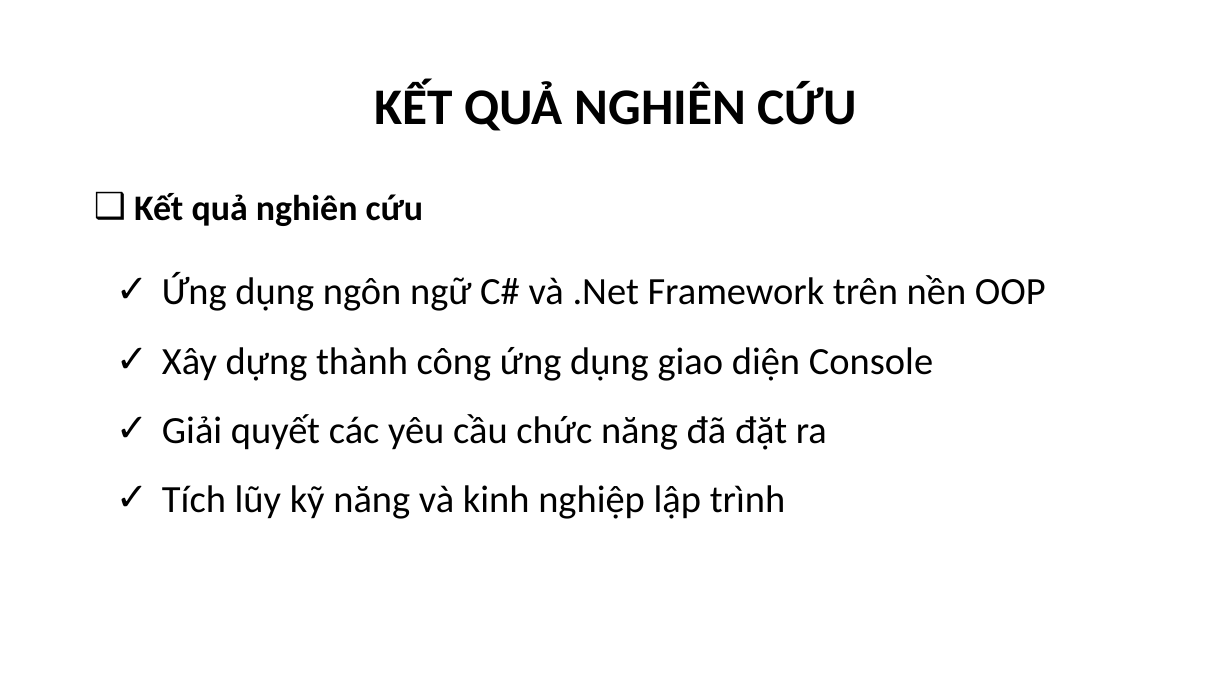
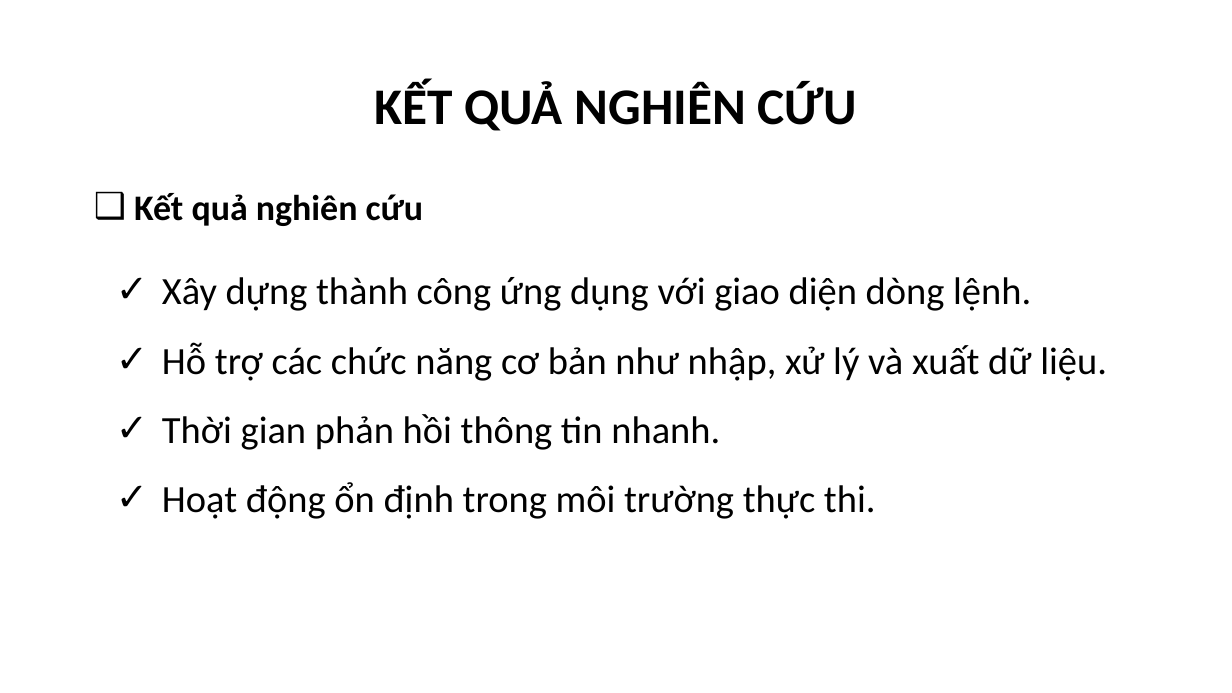
Before and after one commit to phamthevinhtv/csn-da22ttc-phamthevinh-vattunongnghiep, a slide deck: slide 9 of thesis/abs/CSN-PhamTheVinh-110122208-DA22TTC.pptx. Drawn at 1232x693 pixels with LibreOffice and Linux fonts; fonts in the diff are those of the drawing; background and template pictures are left out. Boxes give left, top, right and bottom in pixels: in the first picture for what was removed or moved away, otherwise in the second. Text is boxed around its words. In the diff, an @@ line names an element or a change of style, - is before the commit and + after.

```diff
--- a/thesis/abs/CSN-PhamTheVinh-110122208-DA22TTC.pptx
+++ b/thesis/abs/CSN-PhamTheVinh-110122208-DA22TTC.pptx
@@ text at <box>162,277,1107,519</box>: text changed @@
-✓ Ứng dụng ngôn ngữ C# và .Net Framework trên nền OOP
-✓ Xây dựng thành công ứng dụng giao diện Console
-✓ Giải quyết các yêu cầu chức năng đã đặt ra
-✓ Tích lũy kỹ năng và kinh nghiệp lập trình
+✓ Xây dựng thành công ứng dụng với giao diện dòng lệnh.
+✓ Hỗ trợ các chức năng cơ bản như nhập, xử lý và xuất dữ liệu.
+✓ Thời gian phản hồi thông tin nhanh.
+✓ Hoạt động ổn định trong môi trường thực thi.
```
Also in this commit, not shown: 3 other slides changed, 2 other files.
